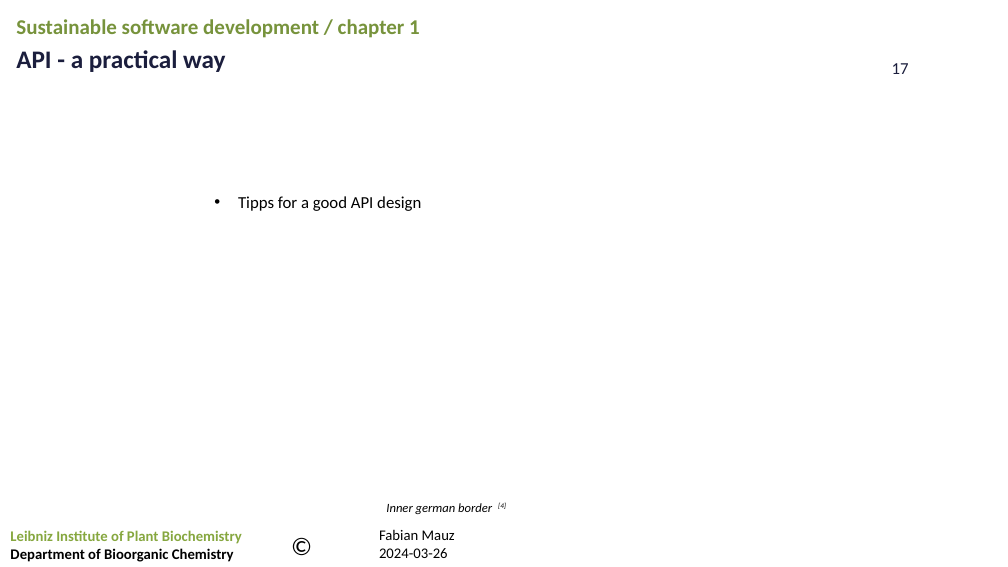
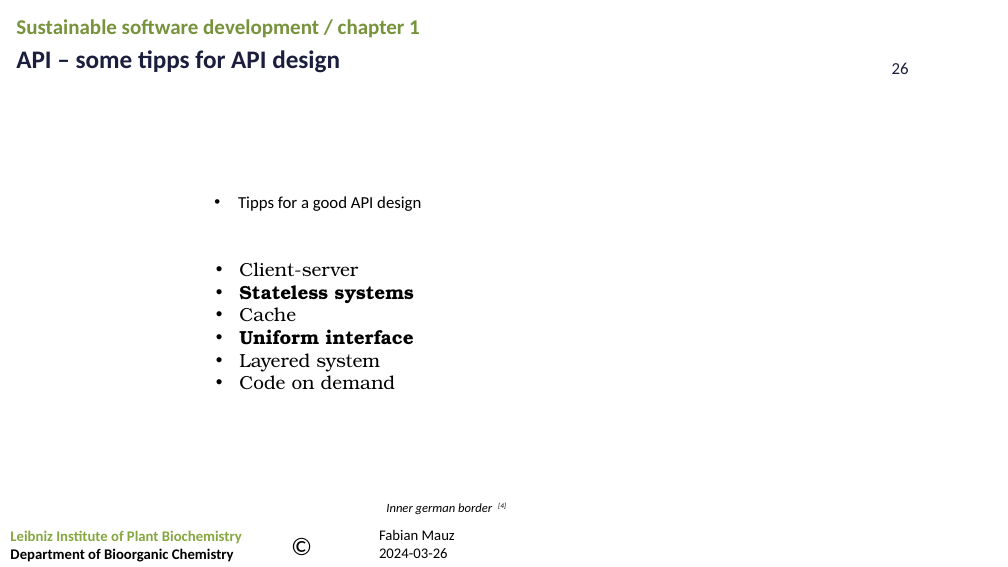
Before and after one commit to FabianMauz/talks_and_lessons, a slide deck: slide 26 of 20241021_api_and_architecture/20241021_api_and_softwarearchitecture.pptx (slide 17 before the commit). Drawn at 1008x567 pixels with LibreOffice and Linux fonts; fonts in the diff are those of the drawing; background and template pictures are left out. Boxes give left, top, right and bottom in pixels: in the first picture for what was removed or moved away, otherwise in the second. Text is boxed around its words. In the diff, an @@ line names an element or a change of style, - is before the commit and + after.

```diff
--- a/20241021_api_and_architecture/20241021_api_and_softwarearchitecture.pptx
+++ b/20241021_api_and_architecture/20241021_api_and_softwarearchitecture.pptx
@@ text at bbox=[16, 50, 340, 73]: text changed @@
-API - a practical way
+API – some tipps for API design
@@ page number at bbox=[892, 62, 909, 74]: text changed @@
-17
+26
@@ text added at bbox=[239, 262, 414, 390], 18 pt, text #000000 @@
+  • Client-server
+  • Stateless systems
+  • Cache
+  • Uniform interface
+  • Layered system
+  • Code on demand
```
Also in this commit, not shown: 5 other slides changed, 8 slides added.
